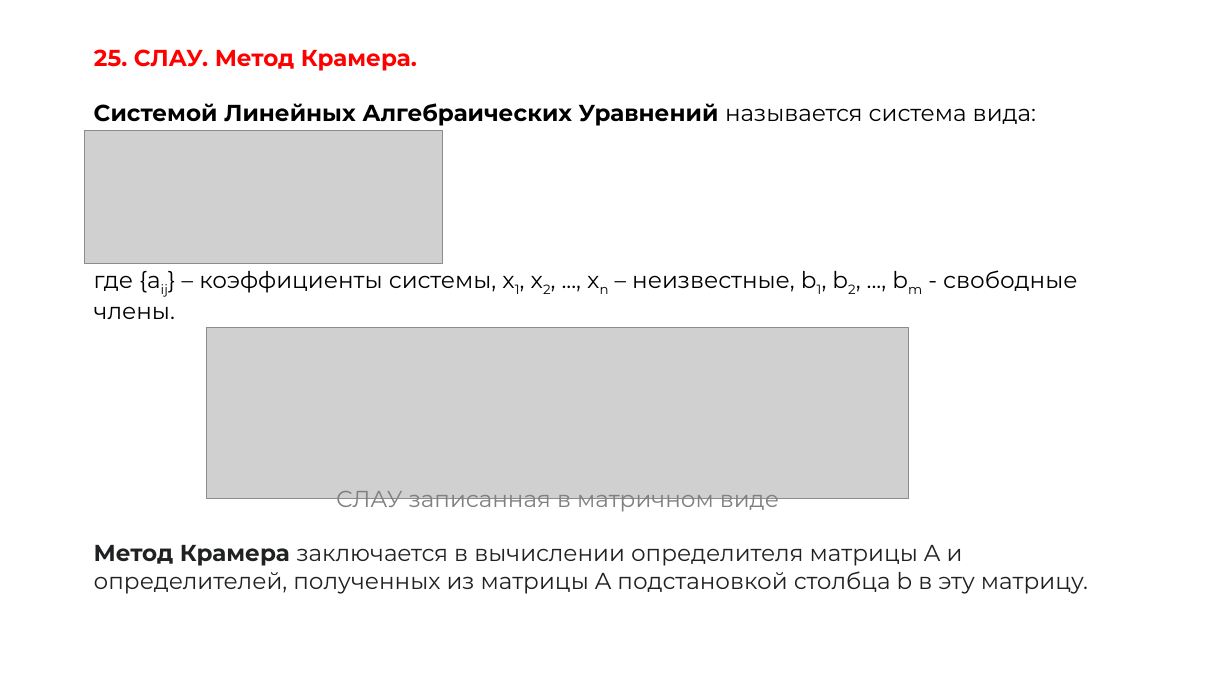
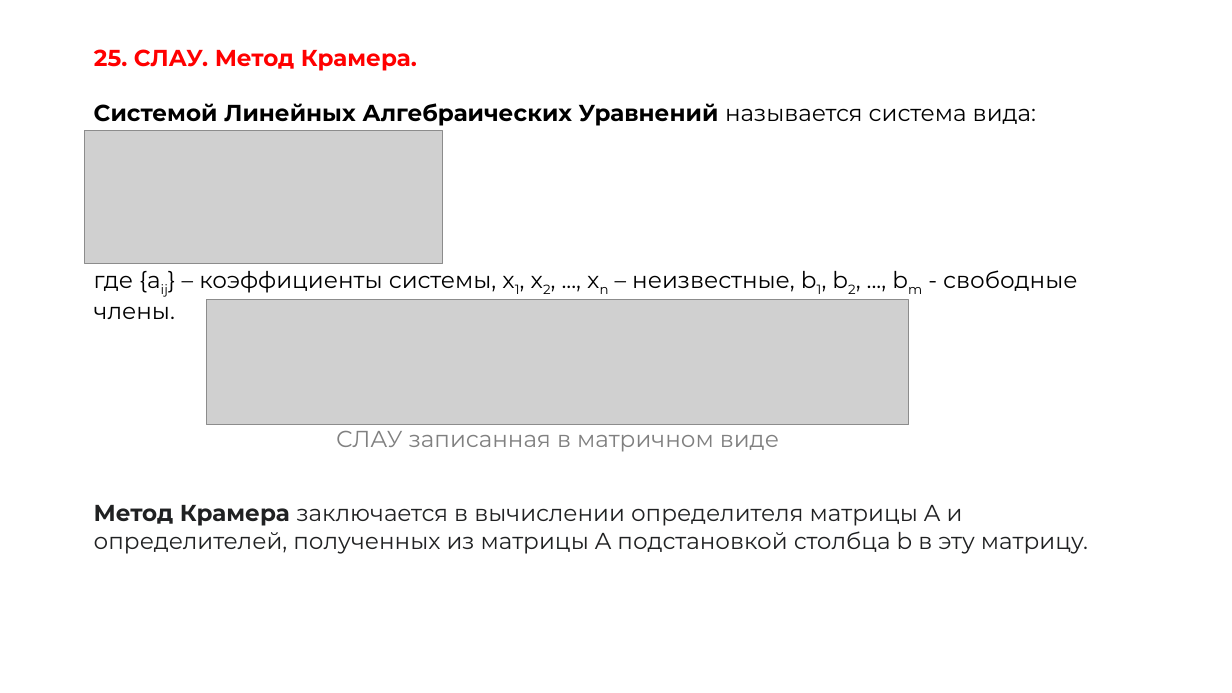
Before and after one commit to OneTwoZzzPlus/ITMO.STUDY, a slide deck: slide 45 of MATH/colloquium.pptx. Drawn at 1232x693 pixels with LibreOffice and Linux fonts; fonts in the diff are those of the drawing; grey boxes stand for pictures. Boxes give left, top, right and bottom in pixels: in the first picture for what was removed or moved away, otherwise in the second. Text is boxed around its words. In the diff, an @@ line names an element or a change of style, - is before the commit and + after.

```diff
--- a/MATH/colloquium.pptx
+++ b/MATH/colloquium.pptx
@@ picture: place and size @@
-picture at bbox=[207, 327, 909, 498]
+picture at bbox=[207, 299, 909, 424]
@@ text "СЛАУ записанная в матричном виде": place and size @@
-text "СЛАУ записанная в матричном виде" at bbox=[336, 491, 779, 512]
+text "СЛАУ записанная в матричном виде" at bbox=[336, 431, 779, 452]
@@ text "Метод Крамера заключается в вычислении ...": place and size @@
-text "Метод Крамера заключается в вычислении ..." at bbox=[94, 545, 1088, 594]
+text "Метод Крамера заключается в вычислении ..." at bbox=[94, 505, 1088, 554]
```
Also in this commit, not shown: 15 other slides changed, 18 other files.
